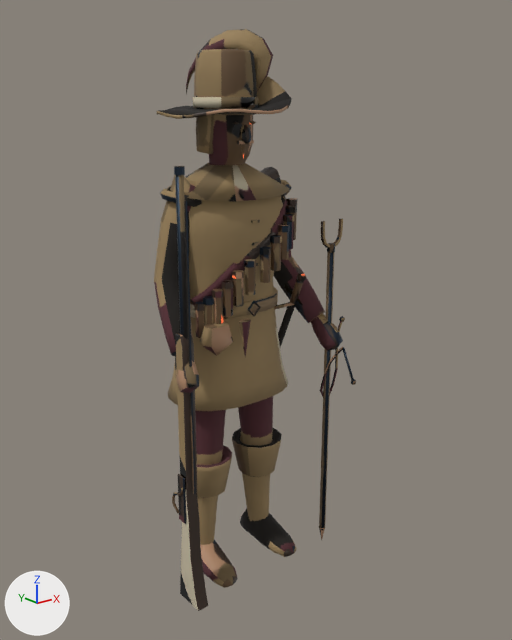
An edit to the glTF model Assets/Models/ArtBible/Enemies/Powder/Musketeer/glTF/Musketeer.gltf, drawn before and after from the same camera.
Both versions are drawn from a camera (50 mm lens) standing at (-1.478, -2.005, 1.747) and looking at (0.077, -0.061, 0.969). Arrows for +X, +Y and +Z are at lower left; the lights stay in place. The picture after the commit comes second. Vertices at exactly the same position are counted once.

Before the edit, the objects in view are built like this:
```python
me_musketeer = bpy.data.meshes.new('Musketeer')
me_musketeer.from_pydata(...)  # 2847 vertices, 5390 faces; spans x -0.34..0.38, y -0.32..0.3, z 0.0..1.97
me_musketeer.materials.append(mat_musketeer)
ob_musketeer = bpy.data.objects.new('Musketeer', me_musketeer)
ob_musketeer.location = (0.0, 0.0, 0.0)
```
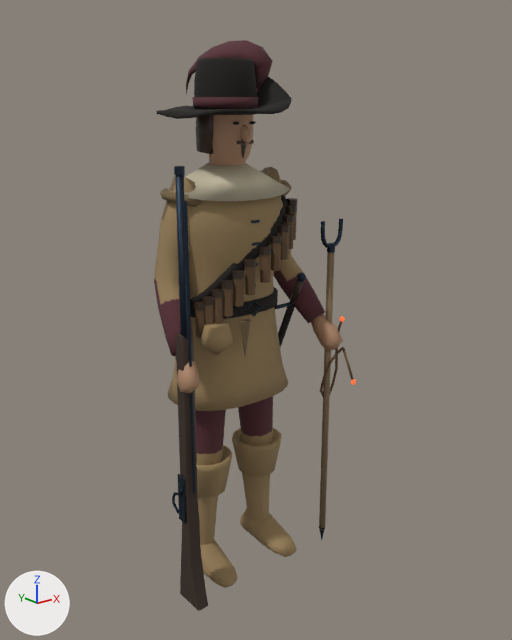
Pixel boxes (x1, y1, x2, y2) of what changed, in the pictures (512 x 640 px; the box of a moved part takes in the faces that stretch with it):
'Musketeer', reshaped
    before: (154, 29, 356, 611)
    after: (154, 40, 356, 611)
part 1 of me_musketeer, moved or reshaped
    before: (194, 49, 257, 115)
    after: (194, 58, 257, 115)
part 2 of me_musketeer, moved or reshaped
    before: (188, 29, 273, 89)
    after: (188, 40, 273, 89)
part 3 of me_musketeer, surface changed
    before: (156, 29, 356, 610)
    after: (156, 40, 356, 610)

The change, as a list of edits to the scene's bpy script:
```text
Change me_musketeer:
    used by ob_musketeer; location = (0.0, 0.0, 0.0)
    remove me_musketeer.from_pydata(...)  # 2847 vertices, 5390 faces; spans x -0.34..0.38, y -0.32..0.3, z 0.0..1.97
    add me_musketeer.from_pydata(...)  # 2847 vertices, 5390 faces; spans x -0.34..0.38, y -0.32..0.3, z 0.0..1.93
    me_musketeer part 1: the loose piece of 81 vertices spanning x -0.1..0.1, y -0.11..0.12, z 1.69..1.9 is scaled about its middle by (1, 1, 0.863), then moved by (0.0, 0.0, -0.01)
    me_musketeer part 2: 42 of the vertices in x -0.03..0.17, y -0.06..0.17, z 1.82..1.97 are multiplied about their middle by the matrix ((0.997, -0.001, -0.001), (-0.002, 0.996, -0.002), (0.097, 0.091, 0.791)), then moved by (0.0, 0.0, -0.02)
    me_musketeer part 3: 4394 kept faces spanning x -0.34..0.38, y -0.32..0.3, z 0.0..1.93 get new texture (UV) coordinates
```
